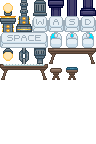
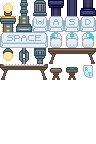
The second 96x144 image is a revision of the first. Changes to its layers:
added layer "Layer 93" above "Layer 85" over [83, 65, 93, 78]
